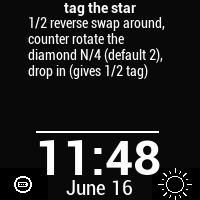
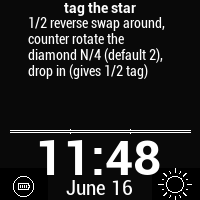
Layers edited between the first and the second w=200, h=200 image:
added layer "co2 line" above "line #1" over <box>10,129,191,134</box>
hid "line #1" over <box>36,131,159,132</box>
added layer "Battery Meter 3" above "Battery Meter 2" over <box>13,176,34,197</box>
hid "Battery Meter 1" over <box>13,176,34,197</box>
